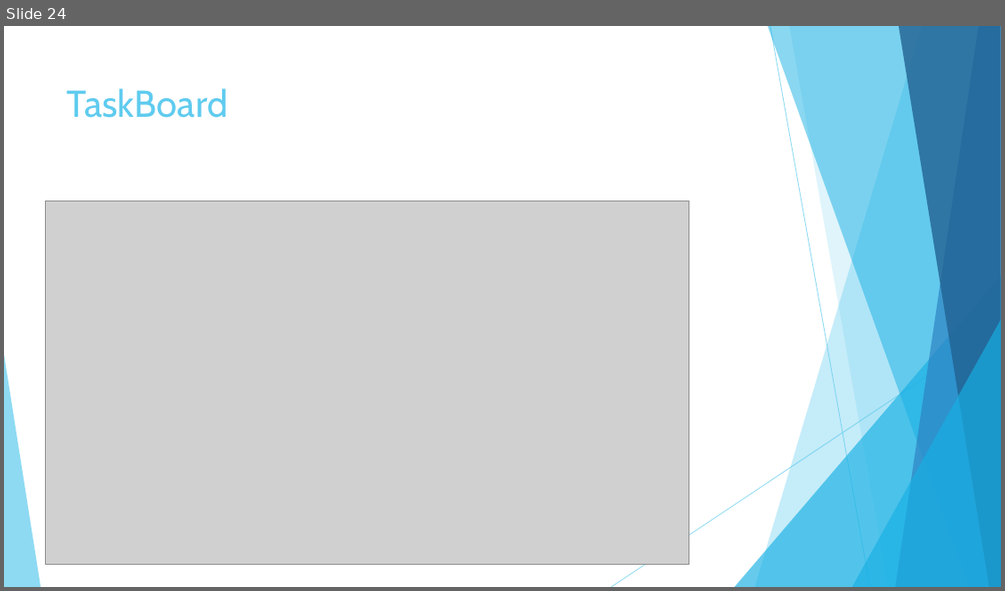
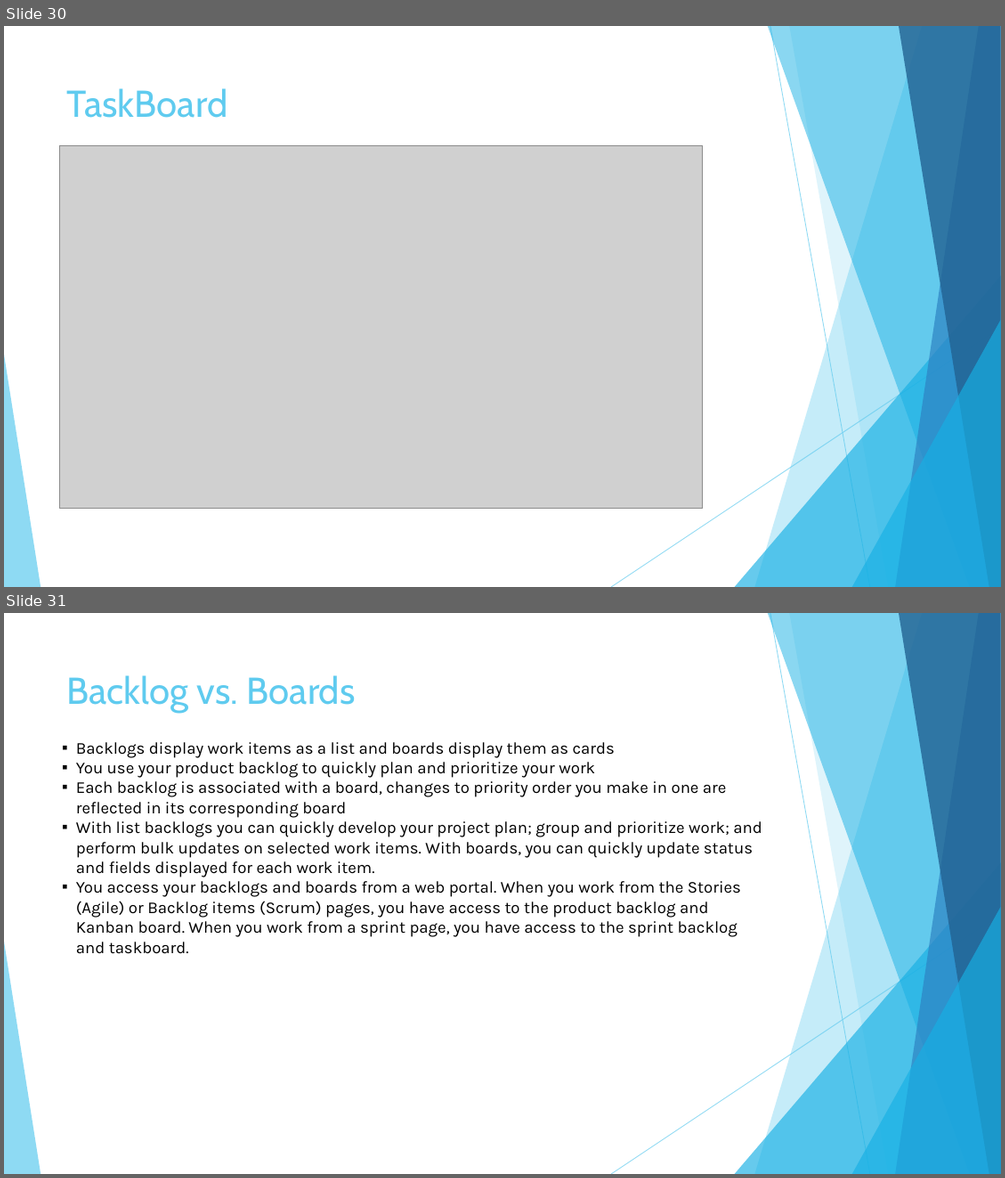
Before and after one commit to KarolinaUr/ProjSystBI, a slide deck: P01_AzureDevOps/ProjP1_02_AzureDevOpsBoards.pptx. Shown one above the other, each under a label of ours: slide 24 before the commit, slides 30 and 31 after it. The pictures are 1005x591 and 1005x1178 pixels, drawn with LibreOffice and Linux fonts; fonts in the diff are those of the drawing; grey boxes stand for pictures. Boxes give left, top, right and bottom in pixels: in the first picture for what was removed or moved away, otherwise in the second. Text is boxed around its words. In the diff, an @@ line names an element or a change of style, - is before the commit and + after.

```diff
--- a/P01_AzureDevOps/ProjP1_02_AzureDevOpsBoards.pptx
+++ b/P01_AzureDevOps/ProjP1_02_AzureDevOpsBoards.pptx
@@ slide 31 added at box(4, 613, 1001, 1174), background #FFFFFF; not listed: 10 template elements that a slide beside it also shows @@
@@ title added at box(67, 675, 356, 713), 36 pt, text #5FCBEF @@
+Backlog vs. Boards
@@ text added at box(76, 742, 762, 954), 16 pt, text #000000 @@
+▪ Backlogs display work items as a list and boards display them as cards
+▪ You use your product backlog to quickly plan and prioritize your work
+▪ Each backlog is associated with a board, changes to priority order you make in one are reflected in its corresponding board
+▪ With list backlogs you can quickly develop your project plan; group and prioritize work; and perform bulk updates on selected work items. With boards, you can quickly update status and fields displayed for each work item.
+▪ You access your backlogs and boards from a web portal. When you work from the Stories (Agile) or Backlog items (Scrum) pages, you have access to the product backlog and Kanban board. When you work from a sprint page, you have access to the sprint backlog and taskboard.
@@ what was slide 24 is now slide 30 @@
@@ slide 30 changed as well @@
@@ picture: place and size @@
-picture at box(46, 201, 689, 564)
+picture at box(59, 145, 703, 508)
```
Also in this commit, not shown: 5 other slides changed, 8 other slides added, 2 slides removed.
